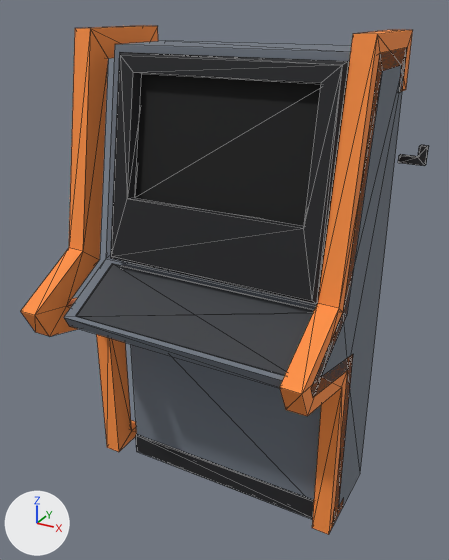
An edit to the glTF model assets/models/stations/sonar_console/sonar_console_body.glb, drawn before and after from the same camera.
Before and after are seen from a camera (50 mm lens) standing at (0.863, -1.895, 1.625) and looking at (-0.013, -0.304, 0.829). The axes (+X, +Y, +Z) are drawn at lower left. The lights are the same throughout. The older version comes first. Mesh edges are drawn as thin lines. Vertices at exactly the same position are counted once.

Script lines for the objects in view, before the commit:
```python
me_sonarconsolebody = bpy.data.meshes.new('SonarConsoleBody')
me_sonarconsolebody.from_pydata(...)  # 134 vertices, 252 faces; spans x -0.53..0.54, y -0.68..0.05, z 0.0..1.57
# faces by material slot: [28, 72, 12, 12, 128]
me_sonarconsolebody.materials.append(mat_interior_panel)  # grey #6e7681
me_sonarconsolebody.materials.append(mat_trim_black)  # black #1b1c20
me_sonarconsolebody.materials.append(mat_screen_off)  # black #08090a
me_sonarconsolebody.materials.append(mat_interior_dark)  # dark grey #3b3e43
me_sonarconsolebody.materials.append(mat_control_interface)  # orange #ff9040
ob_sonarconsolebody = bpy.data.objects.new('SonarConsoleBody', me_sonarconsolebody)
ob_sonarconsolebody.location = (0.0, 0.0, 0.0)
```
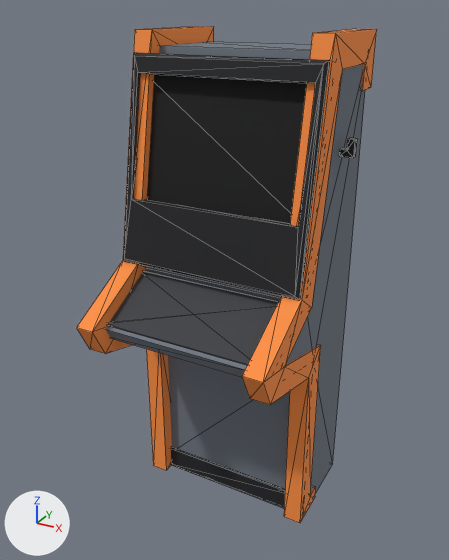
What differs and where, as boxes [x1, y1, x2, y2] in the pictures (449 x 560 px; the box of a moved part takes in the faces that stretch with it):
'SonarConsoleBody', reshaped (26% narrower): before [21, 25, 429, 535]; after [76, 26, 377, 523]
part 1 of me_sonarconsolebody, moved or reshaped: before [64, 41, 407, 524]; after [106, 42, 365, 508]
part 2 of me_sonarconsolebody, moved or reshaped: before [398, 145, 429, 166]; after [340, 138, 357, 158]
part 3 of me_sonarconsolebody, moved or reshaped: before [76, 263, 315, 376]; after [108, 271, 279, 365]
part 4 of me_sonarconsolebody, moved or reshaped: before [279, 30, 413, 535]; after [242, 29, 377, 523]
part 5 of me_sonarconsolebody, moved or reshaped: before [21, 25, 158, 452]; after [76, 26, 214, 470]
part 6 of me_sonarconsolebody, moved or reshaped: before [111, 52, 349, 304]; after [123, 53, 330, 300]

The change, as a list of edits to the scene's bpy script:
```text
Change me_sonarconsolebody:
    used by ob_sonarconsolebody; location = (0.0, 0.0, 0.0)
    remove me_sonarconsolebody.from_pydata(...)  # 134 vertices, 252 faces; spans x -0.53..0.54, y -0.68..0.05, z 0.0..1.57
    add me_sonarconsolebody.from_pydata(...)  # 134 vertices, 252 faces; spans x -0.31..0.34, y -0.68..0.05, z 0.0..1.57
    me_sonarconsolebody part 1: the loose piece of 22 vertices spanning x -0.41..0.41, y -0.62..0.0, z 0.0..1.52 is scaled about its middle by (0.732, 1, 1)
    me_sonarconsolebody part 2: the loose piece of 12 vertices spanning x 0.47..0.54, y -0.21..-0.19, z 1.24..1.29 is scaled about its middle by (0.538, 1, 1), then moved by (-0.18, 0.0, 0.0)
    me_sonarconsolebody part 3: the loose piece of 8 vertices spanning x -0.37..0.37, y -0.61..-0.41, z 0.75..0.86 is scaled about its middle by (0.73, 1, 1)
    me_sonarconsolebody part 4: the loose piece of 34 vertices spanning x 0.35..0.41, y -0.68..0.05, z 0.0..1.57 is moved by (-0.1, 0.0, 0.0)
    me_sonarconsolebody part 5: the loose piece of 34 vertices spanning x -0.53..-0.47, y -0.68..0.05, z 0.0..1.57 is moved by (0.22, 0.0, 0.0)
    me_sonarconsolebody part 6: 24 of 134 vertices moved; they spanned x -0.35..0.35, y -0.45..-0.28, z 0.88..1.5 and now span x -0.3..0.3, y -0.45..-0.28, z 0.88..1.5; mean shift (0.0, 0.0, 0.0); largest move (-0.29, -0.36, 1.08) -> (-0.28, -0.29, 1.44)
```
